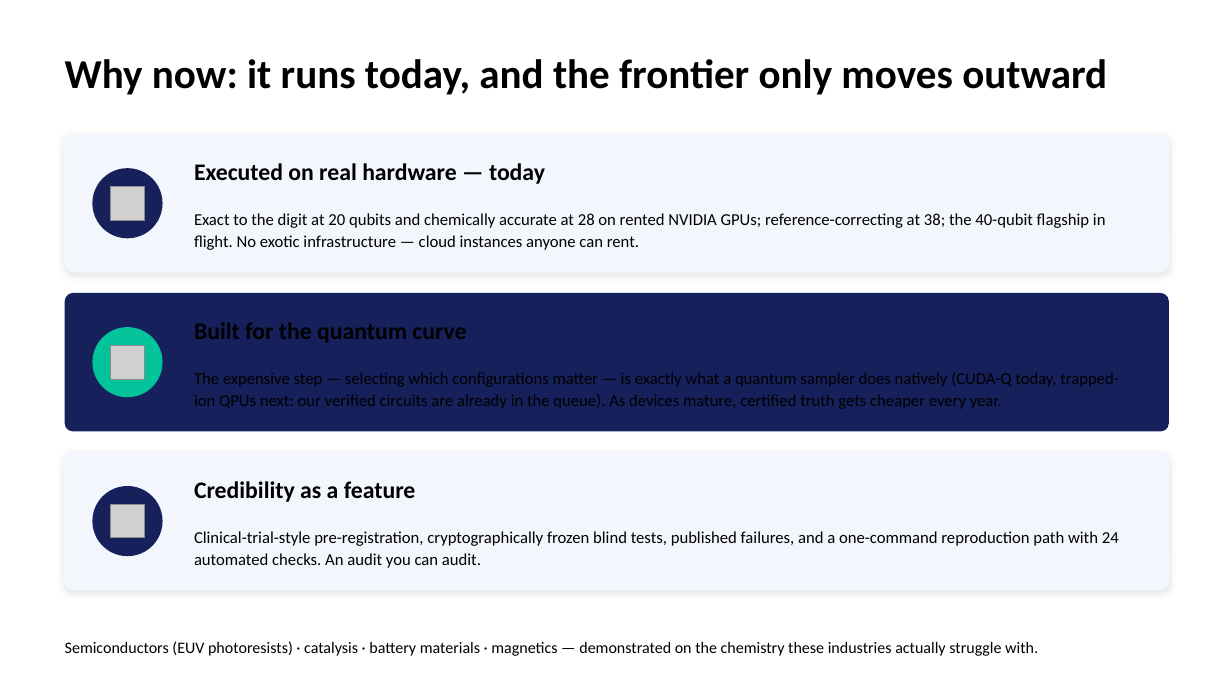
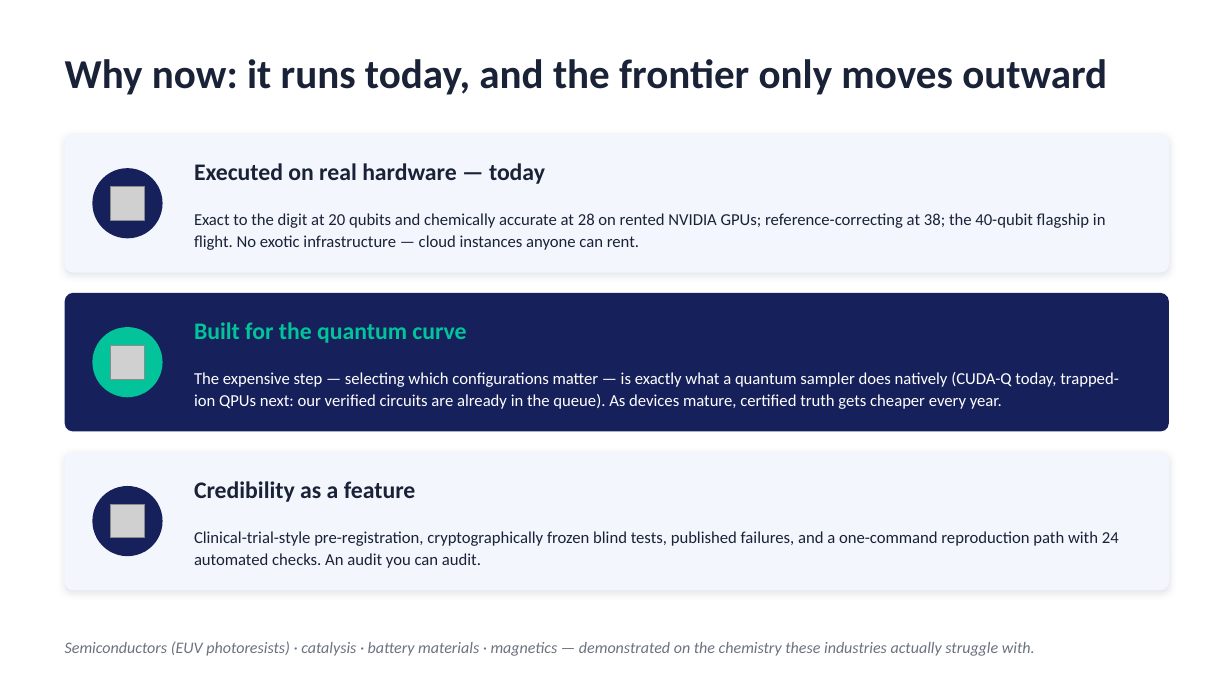
Before and after one commit to christianmetzl/potomac_advancedmaterials, a slide deck: slide 6 of docs/MATGENQ_Audit_CxO.pptx. Drawn at 1232x693 pixels with LibreOffice and Linux fonts; fonts in the diff are those of the drawing; grey boxes stand for pictures. Boxes give left, top, right and bottom in pixels: in the first picture for what was removed or moved away, otherwise in the second. Text is boxed around its words. In the diff, an @@ line names an element or a change of style, - is before the commit and + after.

```diff
--- a/docs/MATGENQ_Audit_CxO.pptx
+++ b/docs/MATGENQ_Audit_CxO.pptx
@@ text "Built for the quantum curve" at <box>194,322,466,343</box>: text colour #000000 to #02C39A @@
@@ text "The expensive step — selecting ..." at <box>194,372,1119,409</box>: text colour #000000 to #FFFFFF @@
@@ text colour #000000 to #1A2238 in 5 elements at <box>65,59,1107,95</box>, <box>194,163,545,184</box>, <box>194,213,1106,250</box>, <box>194,481,416,502</box>, <box>194,531,1119,568</box> @@
@@ text "Semiconductors (EUV photoresists) · catalysis ..." at <box>65,641,1035,656</box>: text colour #000000 to #6B7280, italic on @@
```
Also in this commit, not shown: 6 other slides changed.
